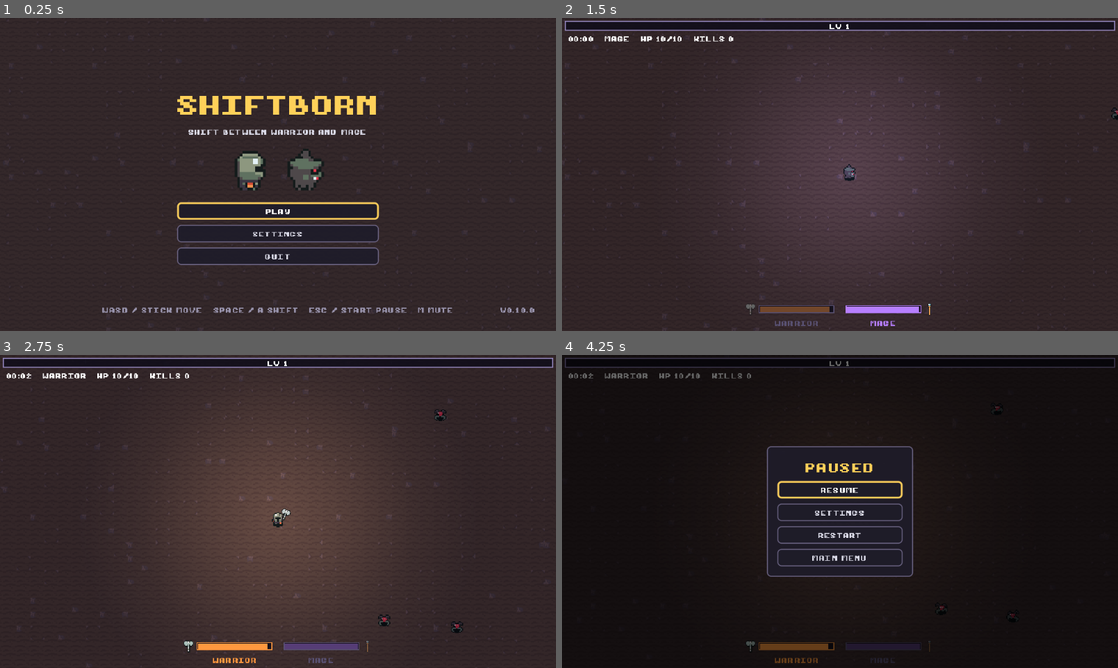
Above: before the commit, frames 1-4 (two rows, left to right).
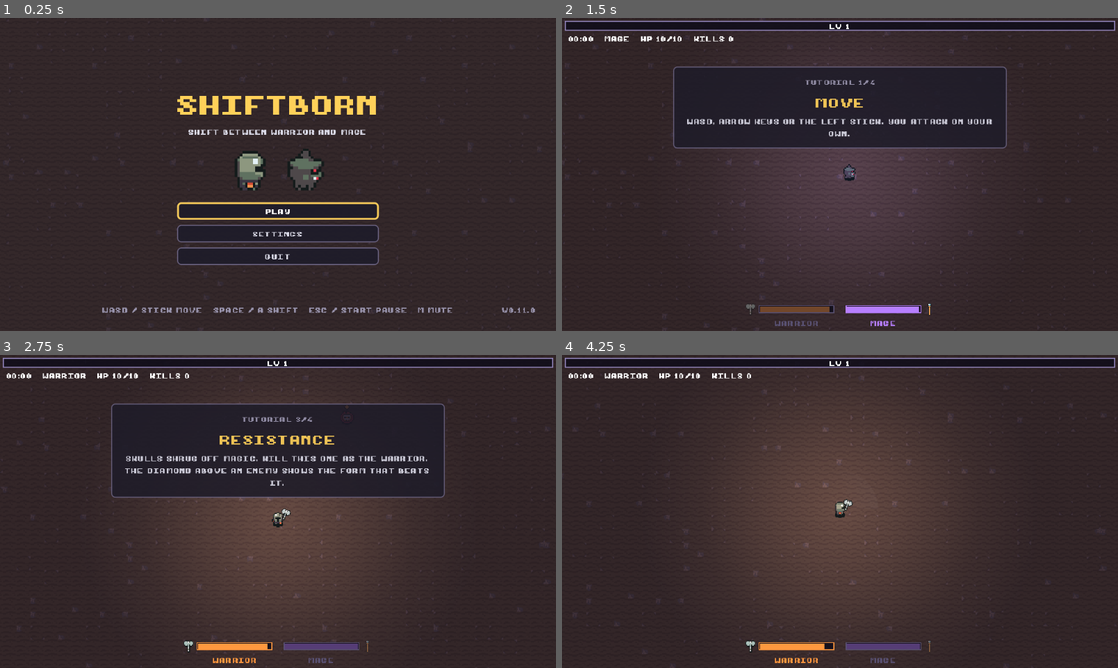
Above: after the commit, the same moments.

Repository: Unwin41/shiftborn
Game: Godot game, scene res://scenes/title.tscn
Same seed, same stepped clock (60 frames per second), same inputs: the game is played once before the commit and once after it.
Inputs (mouse positions are in pixels of both pictures, inside the frame that each line leads up to):
- Up to frame 1 (0.25 s): no input
- Up to frame 2 (1.5 s): click "PLAY" at 0.5 s; tap Enter at 1.25 s; move the mouse to (962, 158) at 1.27 s; hold D (move_right) from 1.28 s (still down); tap Space (shift_form) at 1.35 s
- Up to frame 3 (2.75 s): move the mouse to (166, 527) at 2.02 s; release D (move_right) at 2.03 s; hold S (move_down) from 2.03 s (still down); tap Shift at 2.1 s
- Up to frame 4 (4.25 s): move the mouse to (895, 442) at 2.77 s; release S (move_down) at 2.78 s; hold D (move_right) 2.78-3.5 s; tap P at 2.85 s; click (840, 502) at 3.5 s, where only the run after the commit has a clickable "SKIP TUTORIAL"

The runs differ from the first frame. In frame 1, less than 0.1% of the frame differs, in the area x 90-97%, y 92-95%; in frame 2, 11%; in frame 3, 14%; in frame 4, 97%, in the area x 0-100%, y 0-100%.

Commit message:
feat: guided first-run tutorial
The first run opens with four steps while the waves and the run clock
wait: move, shift, kill a skull as the warrior (resistance), and land a
perfect shift on sturdy spiders. Nobody dies in it. Skip it from the
pause menu; turn it back on in Settings. Done state is saved with the
other settings.

Also: README controls table now shows Pause instead of the old Start
restart, and the smoke test picks pending level-ups after each phase
(a Shift Burst kill could leave the tree paused and flake the test).

Co-Authored-By: Claude Opus 5.5 <noreply@anthropic.com>

Diff:
--- a/project.godot
+++ b/project.godot
@@ -12,7 +12,7 @@
 
 config/name="Shiftborn"
 config/description="Survivors-like where you shift between knight and mage. GitHub Game Off 2026 (theme: SHIFT)."
-config/version="0.10.0"
+config/version="0.11.0"
 run/main_scene="res://scenes/title.tscn"
 config/features=PackedStringArray("4.7", "GL Compatibility")
 config/icon="res://icon.svg"
--- a/scripts/game_settings.gd
+++ b/scripts/game_settings.gd
@@ -16,6 +16,8 @@
 var music_volume: float = DEFAULT_VOLUME
 var sfx_volume: float = DEFAULT_VOLUME
 var fullscreen: bool = false
+## False until the guided first run is finished or skipped.
+var tutorial_done: bool = false
 
 
 ## The shared settings, loaded from disk and applied on first call.
@@ -77,6 +79,7 @@
 	config.set_value(SECTION, "music_volume", music_volume)
 	config.set_value(SECTION, "sfx_volume", sfx_volume)
 	config.set_value(SECTION, "fullscreen", fullscreen)
+	config.set_value(SECTION, "tutorial_done", tutorial_done)
 	return config.save(path)
 
 
@@ -91,6 +94,7 @@
 	music_volume = clampf(float(config.get_value(SECTION, "music_volume", music_volume)), 0.0, 1.0)
 	sfx_volume = clampf(float(config.get_value(SECTION, "sfx_volume", sfx_volume)), 0.0, 1.0)
 	fullscreen = bool(config.get_value(SECTION, "fullscreen", fullscreen))
+	tutorial_done = bool(config.get_value(SECTION, "tutorial_done", tutorial_done))
 
 
 func _set_bus_volume(bus: StringName, linear: float) -> void:
--- a/scripts/main.gd
+++ b/scripts/main.gd
@@ -47,6 +47,7 @@
 var level_up_menu: LevelUpMenu
 var pause_menu: PauseMenu
 var results_screen: ResultsScreen
+var tutorial: Tutorial
 var _run_over: bool = false
 var _rng := RandomNumberGenerator.new()
 ## Level-ups earned but not picked yet; several can arrive in one frame.
@@ -89,6 +90,29 @@
 	results_screen.main_menu_requested.connect(go_to_title)
 	if BOSS_FLAG in OS.get_cmdline_user_args():
 		spawn_boss.call_deferred()
+	elif not GameSettings.current().tutorial_done:
+		_start_tutorial()
+
+
+## The guided first run: waves and the run clock wait until it ends.
+func _start_tutorial() -> void:
+	spawner.stop()
+	tutorial = Tutorial.new()
+	tutorial.setup(self, player)
+	add_child(tutorial)
+	tutorial.finished.connect(_on_tutorial_finished)
+	pause_menu.set_tutorial_active(true)
+	pause_menu.skip_tutorial_requested.connect(tutorial.skip)
+
+
+func _on_tutorial_finished() -> void:
+	var settings := GameSettings.current()
+	settings.tutorial_done = true
+	settings.save()
+	pause_menu.set_tutorial_active(false)
+	player.heal(player.max_health)
+	spawner.reset()
+	spawner.start()
 
 
 func _process(_delta: float) -> void:
@@ -114,7 +138,7 @@
 func spawn_boss() -> void:
 	if boss != null or _run_over:
 		return
-	boss = _spawn_enemy(BOSS_SCENE, BOSS_SPAWN_DISTANCE) as Boss
+	boss = spawn_enemy(BOSS_SCENE, BOSS_SPAWN_DISTANCE) as Boss
 	boss.died.connect(_on_boss_died)
 	AudioManager.play(&"boss_roar")
 	AudioManager.play_music(AudioManager.BOSS_MUSIC, 0.5)
@@ -122,14 +146,14 @@
 
 func _spawn_due_mini_bosses() -> void:
 	while _next_mini_boss < MINI_BOSSES.size() and spawner.elapsed >= MINI_BOSSES[_next_mini_boss].time:
-		_spawn_enemy(MINI_BOSSES[_next_mini_boss].scene, MINI_BOSS_SPAWN_DISTANCE)
+		spawn_enemy(MINI_BOSSES[_next_mini_boss].scene, MINI_BOSS_SPAWN_DISTANCE)
 		AudioManager.play(&"boss_roar")
 		_next_mini_boss += 1
 
 
 ## Adds [param scene] like the spawner would (target, group, signals) at a
 ## random point [param distance] away from the player.
-func _spawn_enemy(scene: PackedScene, distance: float) -> Enemy:
+func spawn_enemy(scene: PackedScene, distance: float) -> Enemy:
 	var enemy := scene.instantiate() as Enemy
 	enemy.target = player
 	enemy.add_to_group(spawner.enemy_group)
--- a/scripts/pause_menu.gd
+++ b/scripts/pause_menu.gd
@@ -7,6 +7,7 @@
 signal resumed
 signal restart_requested
 signal main_menu_requested
+signal skip_tutorial_requested
 
 const LAYER := 20
 const PAUSE_ACTION := &"pause"
@@ -17,6 +18,7 @@
 var _buttons: VBoxContainer
 var _settings: SettingsPanel
 var _resume_button: Button
+var _skip_tutorial_button: Button
 
 
 ## True when a pause menu may open: the run is live and nothing else
@@ -37,6 +39,15 @@
 	_show_buttons()
 	if is_inside_tree():
 		get_tree().paused = true
+
+
+## Shows the Skip Tutorial button while the guided first run is on.
+func set_tutorial_active(active: bool) -> void:
+	_skip_tutorial_button.visible = active
+
+
+func is_skip_tutorial_shown() -> bool:
+	return _skip_tutorial_button.visible
 
 
 func is_settings_shown() -> bool:
@@ -89,6 +100,8 @@
 	_buttons = UiKit.column()
 	_buttons.add_child(UiKit.label("Paused", UiKit.HEADER_FONT_SIZE, UiKit.ACCENT_COLOR))
 	_resume_button = _add_button("Resume", resume)
+	_skip_tutorial_button = _add_button("Skip Tutorial", _skip_tutorial)
+	_skip_tutorial_button.visible = false
 	_add_button("Settings", show_settings)
 	_add_button("Restart", func() -> void: restart_requested.emit())
 	_add_button("Main Menu", func() -> void: main_menu_requested.emit())
@@ -99,6 +112,12 @@
 	add_child(UiKit.dimmed_center(UiKit.panel(stack)))
 
 
+func _skip_tutorial() -> void:
+	set_tutorial_active(false)
+	skip_tutorial_requested.emit()
+	resume()
+
+
 func _add_button(text: String, on_press: Callable) -> Button:
 	var button := UiKit.button(text)
 	button.pressed.connect(on_press)
--- a/scripts/settings_panel.gd
+++ b/scripts/settings_panel.gd
@@ -15,6 +15,7 @@
 var _music_slider: HSlider
 var _sfx_slider: HSlider
 var _fullscreen_button: Button
+var _tutorial_button: Button
 var _back_button: Button
 
 
@@ -29,6 +30,9 @@
 	_fullscreen_button = UiKit.button(_fullscreen_text())
 	_fullscreen_button.pressed.connect(_toggle_fullscreen)
 	add_child(_center(_fullscreen_button))
+	_tutorial_button = UiKit.button(_tutorial_text())
+	_tutorial_button.pressed.connect(_toggle_tutorial)
+	add_child(_center(_tutorial_button))
 	_back_button = UiKit.button("Back")
 	_back_button.pressed.connect(go_back)
 	add_child(_center(_back_button))
@@ -48,6 +52,16 @@
 func _toggle_fullscreen() -> void:
 	_settings.set_fullscreen(not _settings.fullscreen)
 	_fullscreen_button.text = _fullscreen_text()
+
+
+## On means the next run starts with the guided tutorial.
+func _toggle_tutorial() -> void:
+	_settings.tutorial_done = not _settings.tutorial_done
+	_tutorial_button.text = _tutorial_text()
+
+
+func _tutorial_text() -> String:
+	return ("Tutorial: %s" % ("Off" if _settings.tutorial_done else "On")).to_upper()
 
 
 func _fullscreen_text() -> String:
--- /dev/null
+++ b/scripts/tutorial.gd
@@ -0,0 +1,148 @@
+class_name Tutorial
+extends CanvasLayer
+## The guided first run. While it runs the normal waves wait; this node
+## shows a prompt per [TutorialSteps] step and stages the enemies that
+## step needs: a skull for the resistance lesson, sturdy spiders that
+## live long enough to reach the player for the perfect shift.
+
+## The tutorial is over (finished or skipped); the run may start.
+signal finished
+
+const LAYER := 5
+const SKULL_SCENE := preload("res://scenes/enemy_skull.tscn")
+const SPIDER_SCENE := preload("res://scenes/enemy.tscn")
+const SKULL_DISTANCE := 120.0
+const SPIDER_DISTANCE := 110.0
+## Perfect-shift spiders must survive the attacks long enough to touch.
+const SPIDER_HEALTH := 40.0
+const MAX_SPIDERS := 2
+const SPIDER_INTERVAL := 2.5
+const PANEL_TOP := 56.0
+const HINT_WIDTH := 360.0
+## Seconds the closing message stays before the run starts.
+const OUTRO_TIME := 1.6
+const OUTRO_TEXT := "Survive until the boss at 4:30"
+## Nobody dies in the tutorial: below this share of max HP, heal to full.
+const SAFE_HEALTH_SHARE := 0.3
+
+var _run: Run
+var _player: Player
+var _steps := TutorialSteps.new()
+var _last_position: Vector2
+var _staged: Array[Enemy] = []
+var _spider_timer: float = 0.0
+var _ending: bool = false
+var _progress: Label
+var _prompt: Label
+var _hint: Label
+
+
+func setup(run: Run, player: Player) -> void:
+	_run = run
+	_player = player
+
+
+func _ready() -> void:
+	layer = LAYER
+	_build()
+	_last_position = _player.global_position
+	_player.form_changed.connect(func(_form: Player.Form) -> void: _on_event(&"shifted"))
+	_player.perfect_shifted.connect(_on_event.bind(&"perfect"))
+	_show_step()
+
+
+func _physics_process(delta: float) -> void:
+	if _ending:
+		return
+	if _player.health < _player.max_health * SAFE_HEALTH_SHARE:
+		_player.heal(_player.max_health)
+	var moved := _player.global_position.distance_to(_last_position)
+	_last_position = _player.global_position
+	if _steps.add_movement(moved):
+		_advanced()
+	if _steps.current == TutorialSteps.Step.PERFECT:
+		_keep_spiders_coming(delta)
+
+
+## Ends at once, e.g. from the pause menu.
+func skip() -> void:
+	if not _ending:
+		_finish()
+
+
+func _on_event(event: StringName) -> void:
+	if not _ending and _steps.notify(event):
+		_advanced()
+
+
+func _advanced() -> void:
+	AudioManager.play(&"card_pick")
+	if _steps.is_done():
+		_outro()
+		return
+	_show_step()
+	if _steps.current == TutorialSteps.Step.RESIST:
+		var skull := _stage(SKULL_SCENE, SKULL_DISTANCE)
+		skull.died.connect(func(_enemy: Enemy) -> void: _on_event(&"resist_kill"))
+
+
+func _keep_spiders_coming(delta: float) -> void:
+	_spider_timer -= delta
+	_staged = _staged.filter(func(enemy: Enemy) -> bool: return is_instance_valid(enemy) and enemy.health > 0.0)
+	if _spider_timer > 0.0 or _staged.size() >= MAX_SPIDERS:
+		return
+	_spider_timer = SPIDER_INTERVAL
+	var spider := _stage(SPIDER_SCENE, SPIDER_DISTANCE)
+	spider.max_health = SPIDER_HEALTH
+	spider.health = SPIDER_HEALTH
+
+
+func _stage(scene: PackedScene, distance: float) -> Enemy:
+	var enemy := _run.spawn_enemy(scene, distance)
+	_staged.append(enemy)
+	return enemy
+
+
+func _show_step() -> void:
+	_progress.text = ("Tutorial %s" % TutorialSteps.progress_text(_steps.current)).to_upper()
+	_prompt.text = TutorialSteps.prompt(_steps.current).to_upper()
+	_hint.text = TutorialSteps.hint(_steps.current).to_upper()
+
+
+func _outro() -> void:
+	_ending = true
+	_progress.text = ""
+	_prompt.text = "READY!"
+	_hint.text = OUTRO_TEXT.to_upper()
+	get_tree().create_timer(OUTRO_TIME, false).timeout.connect(_finish)
+
+
+func _finish() -> void:
+	_ending = true
+	for enemy in _staged:
+		if is_instance_valid(enemy):
+			enemy.queue_free()
+	_staged.clear()
+	finished.emit()
+	queue_free()
+
+
+func _build() -> void:
+	var column := UiKit.column()
+	_progress = UiKit.label("", UiKit.SMALL_FONT_SIZE, UiKit.MUTED_COLOR)
+	column.add_child(_progress)
+	_prompt = UiKit.label("", UiKit.HEADER_FONT_SIZE, UiKit.ACCENT_COLOR)
+	column.add_child(_prompt)
+	_hint = UiKit.label("")
+	_hint.autowrap_mode = TextServer.AUTOWRAP_WORD_SMART
+	_hint.custom_minimum_size.x = HINT_WIDTH
+	column.add_child(_hint)
+	var panel := UiKit.panel(column)
+	panel.modulate.a = 0.92
+	# A full-width strip at the top that centers the panel in it.
+	var anchor := CenterContainer.new()
+	anchor.set_anchors_and_offsets_preset(Control.PRESET_TOP_WIDE)
+	anchor.offset_top = PANEL_TOP
+	anchor.mouse_filter = Control.MOUSE_FILTER_IGNORE
+	anchor.add_child(panel)
+	add_child(anchor)
--- /dev/null
+++ b/scripts/tutorial_steps.gd
@@ -0,0 +1,66 @@
+class_name TutorialSteps
+extends RefCounted
+## The guided first run as a small state machine: move, shift, beat a
+## resistant enemy, land a perfect shift. Each step advances only on its
+## own event; [Tutorial] feeds the events and shows the prompts.
+
+enum Step { MOVE, SHIFT, RESIST, PERFECT, DONE }
+
+## Pixels the player must walk to finish the move step.
+const MOVE_DISTANCE := 96.0
+const STEP_COUNT := 4
+const EVENTS: Dictionary[Step, StringName] = {
+	Step.SHIFT: &"shifted",
+	Step.RESIST: &"resist_kill",
+	Step.PERFECT: &"perfect",
+}
+const PROMPTS: Dictionary[Step, String] = {
+	Step.MOVE: "Move",
+	Step.SHIFT: "Shift",
+	Step.RESIST: "Resistance",
+	Step.PERFECT: "Perfect shift",
+}
+const HINTS: Dictionary[Step, String] = {
+	Step.MOVE: "WASD, arrow keys or the left stick. You attack on your own.",
+	Step.SHIFT: "Press Space or A to switch between warrior and mage.",
+	Step.RESIST: "Skulls shrug off magic. Kill this one as the warrior. The diamond above an enemy shows the form that beats it.",
+	Step.PERFECT: "Shift just as an enemy is about to hit you: time slows and you cannot be hurt.",
+}
+
+var current: Step = Step.MOVE
+var _moved: float = 0.0
+
+
+static func prompt(step: Step) -> String:
+	return PROMPTS.get(step, "")
+
+
+static func hint(step: Step) -> String:
+	return HINTS.get(step, "")
+
+
+static func progress_text(step: Step) -> String:
+	return "%d/%d" % [mini(step + 1, STEP_COUNT), STEP_COUNT]
+
+
+func is_done() -> bool:
+	return current == Step.DONE
+
+
+## Adds walked distance. Returns true when it finishes the move step.
+func add_movement(distance: float) -> bool:
+	if current != Step.MOVE:
+		return false
+	_moved += distance
+	if _moved < MOVE_DISTANCE:
+		return false
+	current = Step.SHIFT
+	return true
+
+
+## Returns true when [param event] finishes the current step.
+func notify(event: StringName) -> bool:
+	if EVENTS.get(current, &"") != event:
+		return false
+	current = (current + 1) as Step
+	return true
--- a/tests/smoke_test.gd
+++ b/tests/smoke_test.gd
@@ -21,6 +21,9 @@
 
 func _run() -> void:
 	await _check_title()
+	await _check_tutorial()
+	# The rest of the smoke test plays a normal run.
+	GameSettings.current().tutorial_done = true
 	var main := MAIN_SCENE.instantiate()
 	root.add_child(main)
 	var player: Player = main.get_node("Player")
@@ -38,6 +41,8 @@
 	_check(kills_as_mage > 0, "mage killed nothing")
 	_check(main.experience.level > 1, "never leveled up")
 	_check_perfect_shift(player, spawner)
+	# A Shift Burst from that shift can kill and level up; finish it.
+	await _drain_level_ups(main.level_up_menu)
 	_check(not paused, "tree still paused after the run")
 	print("smoke: elapsed %.1fs, alive %d, knight kills %d, mage kills %d, hp %.1f, level %d" % [
 		spawner.elapsed, spawner.alive_count(), kills_as_knight, kills_as_mage, player.health,
@@ -103,6 +108,31 @@
 	_check(player.is_invulnerable(), "perfect shift gave no invulnerability")
 
 
+## A first run starts in the tutorial with the waves held back; moving
+## and shifting advance it, and skipping starts the waves.
+func _check_tutorial() -> void:
+	GameSettings.current().tutorial_done = false
+	var main: Run = MAIN_SCENE.instantiate()
+	root.add_child(main)
+	await physics_frame
+	var spawner: HordeSpawner = main.get_node("HordeSpawner")
+	_check(main.tutorial != null, "first run has no tutorial")
+	_check(not spawner.running, "waves run during the tutorial")
+	var player: Player = main.get_node("Player")
+	player.global_position += Vector2(TutorialSteps.MOVE_DISTANCE + 10.0, 0)
+	for frame in 3:
+		await physics_frame
+	player.shift()
+	await physics_frame
+	_check(main.tutorial._steps.current == TutorialSteps.Step.RESIST, "tutorial at step %d, expected RESIST" % main.tutorial._steps.current)
+	main.tutorial.skip()
+	await physics_frame
+	_check(spawner.running, "waves did not start after skipping the tutorial")
+	_check(GameSettings.current().tutorial_done, "skipping did not mark the tutorial done")
+	main.queue_free()
+	await physics_frame
+
+
 ## The title builds its menu and leaves the tree unpaused.
 func _check_title() -> void:
 	var title := TITLE_SCENE.instantiate()
@@ -123,7 +153,17 @@
 		if menu.visible:
 			menu.choose(0)
 		await physics_frame
+	await _drain_level_ups(menu)
 	return int(main.kills) - before
+
+
+## A level-up on the last frame would leave the tree paused for the
+## checks that follow; pick until none is pending.
+func _drain_level_ups(menu: LevelUpMenu) -> void:
+	while menu.visible or paused:
+		if menu.visible:
+			menu.choose(0)
+		await physics_frame
 
 
 func _check(condition: bool, message: String) -> void:
--- /dev/null
+++ b/tests/unit/test_tutorial.gd
@@ -0,0 +1,57 @@
+extends TestCase
+## The guided first run: steps advance only on their own event.
+
+
+func test_starts_at_move_and_needs_real_distance() -> void:
+	var steps := TutorialSteps.new()
+	assert_eq(steps.current, TutorialSteps.Step.MOVE)
+	assert_false(steps.add_movement(TutorialSteps.MOVE_DISTANCE * 0.5), "half the distance is not enough")
+	assert_true(steps.add_movement(TutorialSteps.MOVE_DISTANCE * 0.6), "enough distance should advance")
+	assert_eq(steps.current, TutorialSteps.Step.SHIFT)
+
+
+func test_events_only_advance_their_own_step() -> void:
+	var steps := TutorialSteps.new()
+	steps.add_movement(TutorialSteps.MOVE_DISTANCE)
+	assert_false(steps.notify(&"perfect"), "perfect should not skip the shift step")
+	assert_true(steps.notify(&"shifted"))
+	assert_eq(steps.current, TutorialSteps.Step.RESIST)
+	assert_false(steps.notify(&"shifted"), "shift does not finish the resist step")
+	assert_true(steps.notify(&"resist_kill"))
+	assert_eq(steps.current, TutorialSteps.Step.PERFECT)
+	assert_true(steps.notify(&"perfect"))
+	assert_true(steps.is_done(), "tutorial should be done after the perfect shift")
+
+
+func test_movement_is_ignored_after_the_move_step() -> void:
+	var steps := TutorialSteps.new()
+	steps.add_movement(TutorialSteps.MOVE_DISTANCE)
+	assert_false(steps.add_movement(TutorialSteps.MOVE_DISTANCE), "moving again should not advance")
+	assert_eq(steps.current, TutorialSteps.Step.SHIFT)
+
+
+func test_every_step_has_a_prompt_and_progress() -> void:
+	for step in [TutorialSteps.Step.MOVE, TutorialSteps.Step.SHIFT, TutorialSteps.Step.RESIST, TutorialSteps.Step.PERFECT]:
+		assert_true(TutorialSteps.prompt(step) != "", "step %d has no prompt" % step)
+	assert_eq(TutorialSteps.progress_text(TutorialSteps.Step.SHIFT), "2/4")
+
+
+func test_settings_remember_the_finished_tutorial() -> void:
+	var path := "user://test_tutorial_settings.cfg"
+	var saved := GameSettings.new()
+	assert_false(saved.tutorial_done, "fresh settings should show the tutorial")
+	saved.tutorial_done = true
+	saved.save_to(path)
+	var loaded := GameSettings.new()
+	loaded.load_from(path)
+	assert_true(loaded.tutorial_done, "tutorial_done should load back")
+	DirAccess.remove_absolute(ProjectSettings.globalize_path(path))
+
+
+func test_pause_menu_skip_button_only_during_the_tutorial() -> void:
+	var menu := PauseMenu.new()
+	menu.open()
+	assert_false(menu.is_skip_tutorial_shown(), "no skip button outside the tutorial")
+	menu.set_tutorial_active(true)
+	assert_true(menu.is_skip_tutorial_shown(), "skip button during the tutorial")
+	menu.free()
Not shown, added: scripts/tutorial.gd.uid
Not shown, added: scripts/tutorial_steps.gd.uid
Not shown, added: tests/unit/test_tutorial.gd.uid
